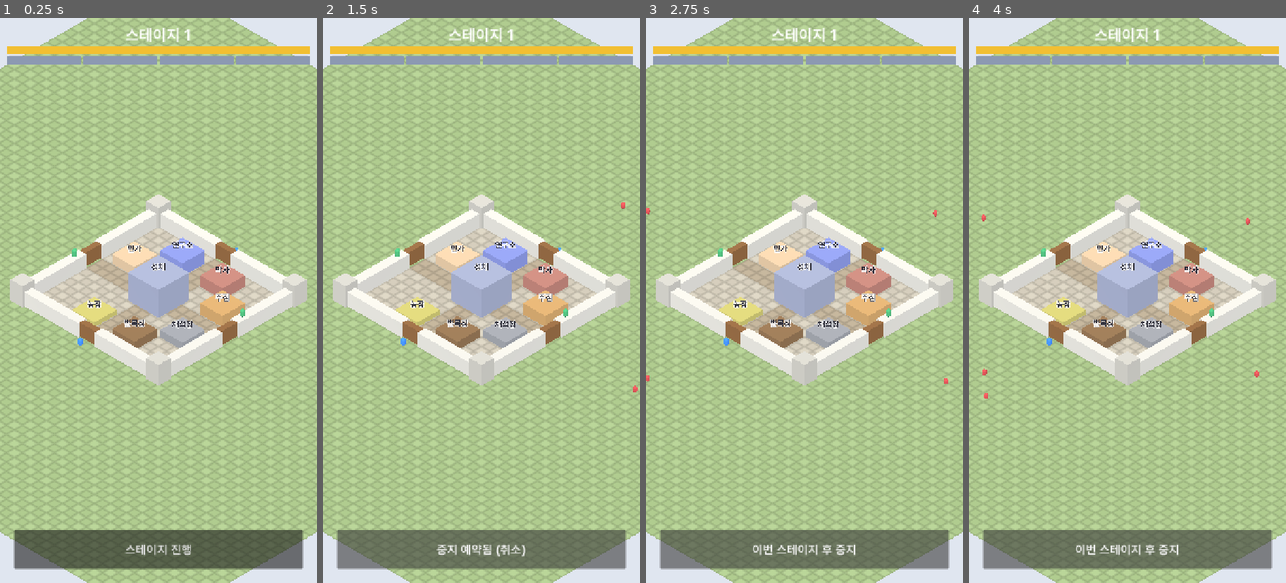
Above: before the commit, frames 1-4 (left to right).
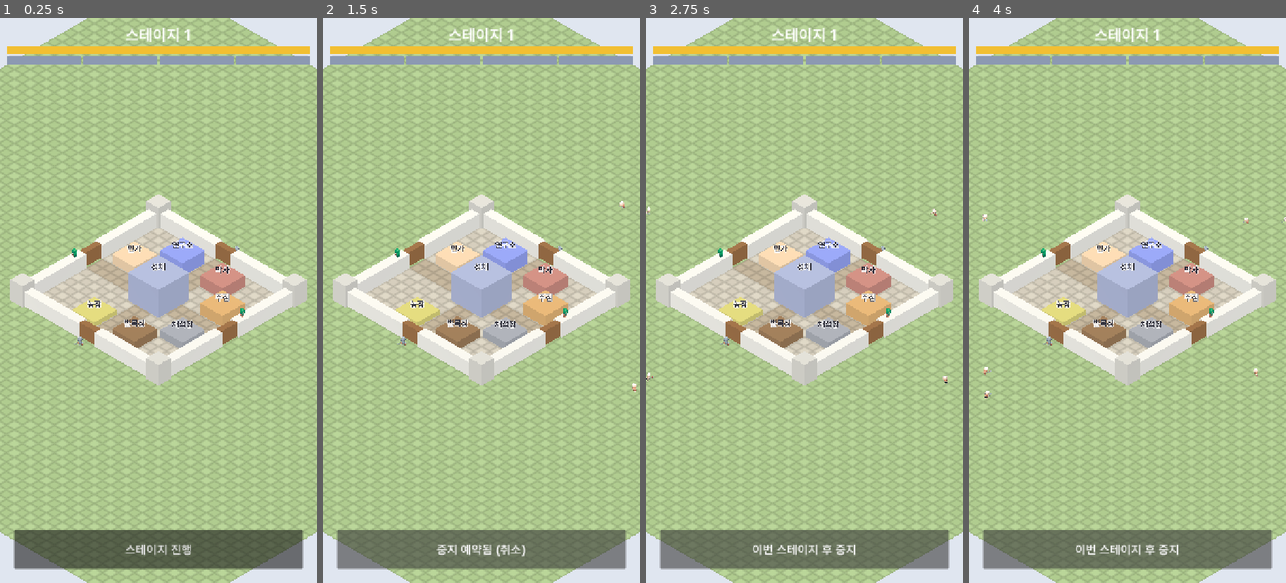
Above: after the commit, the same moments.

Repository: ILSEONG/CastleRPG
Game: Godot game, scene res://scenes/main.tscn
Same seed, same stepped clock (60 frames per second), same inputs: the game is played once before the commit and once after it.
Inputs:
- Up to frame 1 (0.25 s): no input
- Up to frame 2 (1.5 s): click "스테이지 진행" at 0.5 s; click "이번 스테이지 후 중지" at 1.25 s
- Up to frame 3 (2.75 s): click "중지 예약됨 (취소)" at 2 s
- Up to frame 4 (4 s): click "이번 스테이지 후 중지" at 2.75 s; click "중지 예약됨 (취소)" at 3.5 s

The runs differ from the first frame. In frame 1, less than 0.1% of the frame differs, in the area x 22-78%, y 40-58%; in frame 2, 0.1%; in frame 3, 0.2%; in frame 4, 0.2%, in the area x 4-100%, y 34-68%.

Commit message:
feat: animated KayKit heroes and skeletons with weapons and arrow model
Co-Authored-By: Claude Opus 5.5 <noreply@anthropic.com>

Diff:
--- a/scripts/art.gd
+++ b/scripts/art.gd
@@ -4,11 +4,10 @@
 ## 오토로드 참조 없음 → 헤드리스 테스트에서 preload 가능.
 
 const HERO_SELECTED := Color(1.0, 0.9, 0.2)
-# 아래 넷은 플레이스홀더용. Task 2·3에서 안 쓰게 되면 삭제.
+# 아래 셋은 플레이스홀더용. Task 2·3에서 안 쓰게 되면 삭제.
 const WALL := Color(0.86, 0.84, 0.78)
 const TOWER := Color(0.78, 0.76, 0.70)
 const GATE := Color(0.55, 0.38, 0.22)
-const ARROW := Color(0.30, 0.22, 0.14)
 
 const CHARACTER_SCALE := 0.75     # KayKit 캐릭터 키 약 2.2 → 약 1.65m
 const CORPSE_SEC := 1.6           # 몬스터 사망 애니메이션 뒤 제거까지
@@ -100,16 +99,6 @@
 	return mi
 
 
-## 바닥이 y=0에 닿는 캡슐. (플레이스홀더용 — Task 2 뒤 안 쓰면 삭제)
-static func capsule(radius: float, height: float, color: Color) -> MeshInstance3D:
-	var cm := CapsuleMesh.new()
-	cm.radius = radius
-	cm.height = height
-	var mi := mesh(cm, color)
-	mi.position.y = height / 2.0
-	return mi
-
-
 static func instance(path: String) -> Node3D:
 	return (load(path) as PackedScene).instantiate()
 
--- a/scripts/balance.gd
+++ b/scripts/balance.gd
@@ -12,11 +12,11 @@
 const MONSTER := {
 	"grunt": {
 		"hp": 60.0, "atk": 10.0, "speed": 2.5, "range": 1.2, "atk_interval": 1.0,
-		"scale": 1.0, "color": Color(0.85, 0.3, 0.3),
+		"scale": 1.0,
 	},
 	"epic_boss": {
 		"hp": 400.0, "atk": 20.0, "speed": 1.8, "range": 1.8, "atk_interval": 1.2,
-		"scale": 2.5, "color": Color(0.6, 0.1, 0.5),
+		"scale": 1.6,
 	},
 }
 
@@ -41,11 +41,9 @@
 const HERO_ROLES := {
 	"warrior": {
 		"name": "전사", "hp": 400.0, "atk": 30.0, "range": 1.8, "atk_interval": 0.8, "speed": 6.0,
-		"color": Color(0.25, 0.55, 0.95),
 	},
 	"archer": {
 		"name": "궁수", "hp": 220.0, "atk": 20.0, "range": 9.0, "atk_interval": 1.0, "speed": 6.0,
-		"color": Color(0.30, 0.72, 0.45),
 	},
 }
 const HERO_ROSTER := ["warrior", "archer"]  # 영웅 i의 역할 = HERO_ROSTER[i % 2]
--- a/scripts/hero.gd
+++ b/scripts/hero.gd
@@ -6,12 +6,14 @@
 const Balance := preload("res://scripts/balance.gd")
 const Art := preload("res://scripts/art.gd")
 const Formation := preload("res://scripts/formation.gd")
+const UnitModelScript := preload("res://scripts/unit_model.gd")
 
 enum State { IDLE, MOVE, ATTACK, DEAD }
 
 const SCAN_INTERVAL := 0.2
 const ARRIVE_EPS := 0.05
 const TRACER_SEC := 0.15
+const ARROW_PITCH_FIX := PI / 2.0  # 화살 모델은 길이 축 Y, 촉이 -Y → X축 +90°로 촉을 -Z(look_at 정면)에 맞춘다
 
 var castle
 var formation
@@ -29,7 +31,7 @@
 			_ring.visible = v and state != State.DEAD
 
 var _stats: Dictionary = {}
-var _body: MeshInstance3D
+var _model
 var _ring: MeshInstance3D
 var _target
 var _atk_cd := 0.0
@@ -50,8 +52,9 @@
 
 func _ready() -> void:
 	add_to_group("heroes")
-	_body = Art.capsule(0.45, 1.6, _stats.color)
-	add_child(_body)
+	_model = UnitModelScript.new()
+	_model.setup(Art.HERO_MODELS[role])
+	add_child(_model)
 	var torus := TorusMesh.new()
 	torus.inner_radius = 0.6
 	torus.outer_radius = 0.8
@@ -68,7 +71,8 @@
 	state = State.IDLE
 	_target = null
 	global_position = stand_position()
-	_body.visible = true
+	_model.reset_pose()
+	_model.face(Formation.SIDE_DIR[side])  # 대기 중엔 성 바깥을 본다
 	_ring.visible = selected
 
 
@@ -98,7 +102,7 @@
 	hp = maxf(0.0, hp - amount)
 	if hp == 0.0:
 		state = State.DEAD
-		_body.visible = false
+		_model.play_death()
 		_ring.visible = false
 
 
@@ -114,6 +118,8 @@
 	if global_position.distance_to(dest) > ARRIVE_EPS:
 		state = State.MOVE
 		_target = null
+		_model.face(dest - global_position)
+		_model.play_walk()
 		global_position = global_position.move_toward(dest, float(_stats.speed) * delta)
 		return
 	_scan_cd -= delta
@@ -122,14 +128,18 @@
 		_target = _nearest_monster()
 	if _target != null and is_instance_valid(_target) and _target.is_alive():
 		state = State.ATTACK
+		_model.face(_target.global_position - global_position)
 		if _atk_cd <= 0.0:
 			_atk_cd = _stats.atk_interval
+			_model.play_attack()
 			if role == "archer":
 				_fire_tracer(_target.global_position)
 			_target.take_damage(_stats.atk)
 	else:
 		_target = null
-		state = State.IDLE
+		if state != State.IDLE:
+			state = State.IDLE
+			_model.play_idle()
 
 
 func _nearest_monster():
@@ -145,15 +155,17 @@
 	return best
 
 
-## 궁수 화살 궤적 (시각 효과만. 피해는 발사 즉시 적용).
+## 궁수 화살 (시각 효과만. 피해는 발사 즉시 적용).
 func _fire_tracer(to: Vector3) -> void:
 	var from := global_position + Vector3(0, 1.3, 0)
-	var dest := to + Vector3(0, 0.6, 0)
+	var dest := to + Vector3(0, 0.8, 0)
 	if Formation.flat_distance(from, dest) < 0.1:
 		return
-	var bm := BoxMesh.new()
-	bm.size = Vector3(0.1, 0.1, 0.8)
-	var arrow := Art.mesh(bm, Art.ARROW)
+	var arrow := Node3D.new()
+	var model := Art.instance(Art.ARROW_MODEL)
+	model.scale = Vector3.ONE * Art.ARROW_SCALE
+	model.rotation.x = ARROW_PITCH_FIX
+	arrow.add_child(model)
 	get_parent().add_child(arrow)
 	arrow.global_position = from
 	arrow.look_at(dest)
--- a/scripts/monster.gd
+++ b/scripts/monster.gd
@@ -5,6 +5,7 @@
 const Balance := preload("res://scripts/balance.gd")
 const Art := preload("res://scripts/art.gd")
 const Formation := preload("res://scripts/formation.gd")
+const UnitModelScript := preload("res://scripts/unit_model.gd")
 
 const SCAN_INTERVAL := 0.2
 
@@ -18,7 +19,7 @@
 var atk: float = 0.0
 
 var _stats: Dictionary = {}
-var _body: MeshInstance3D
+var _model
 var _target_hero
 var _atk_cd := 0.0
 var _scan_cd := 0.0
@@ -39,9 +40,9 @@
 
 func _ready() -> void:
 	add_to_group("monsters")
-	var s: float = _stats.scale
-	_body = Art.capsule(0.4 * s, 1.2 * s, _stats.color)
-	add_child(_body)
+	_model = UnitModelScript.new()
+	_model.setup(Art.MONSTER_MODELS[kind], float(_stats.scale))
+	add_child(_model)
 	global_position = castle.spawn_position(side)
 	GameState.refilled.connect(_vanish)
 
@@ -56,8 +57,10 @@
 	hp = maxf(0.0, hp - amount)
 	if hp == 0.0:
 		_dead = true
+		remove_from_group("monsters")  # 즉시 표적 대상에서 빠진다
 		died.emit(self)
-		queue_free()
+		_model.play_death()
+		get_tree().create_timer(Art.CORPSE_SEC).timeout.connect(queue_free)
 
 
 func _process(delta: float) -> void:
@@ -69,17 +72,22 @@
 		_scan_cd = SCAN_INTERVAL
 		_target_hero = _nearest_hero()
 	if _target_hero != null and _target_hero.is_alive() and not _target_hero.is_on_wall():
+		_model.face(_target_hero.global_position - global_position)
 		if _atk_cd <= 0.0:
 			_atk_cd = _stats.atk_interval
+			_model.play_attack()
 			_target_hero.take_damage(atk)
 		return
 	_target_hero = null
 	var broken: bool = GameState.is_gate_broken(side)
 	var dest: Vector3 = castle.keep_target(side) if broken else castle.gate_target(side)
+	_model.face(dest - global_position)
 	if Formation.flat_distance(global_position, dest) > _stats.range:
+		_model.play_walk()
 		global_position = global_position.move_toward(dest, _stats.speed * delta)
 	elif _atk_cd <= 0.0:
 		_atk_cd = _stats.atk_interval
+		_model.play_attack()
 		if broken:
 			GameState.damage_castle(atk)
 		else:
--- /dev/null
+++ b/scripts/unit_model.gd
@@ -0,0 +1,81 @@
+extends Node3D
+## 캐릭터 모델 래퍼: KayKit 모델 인스턴스, 안 쓰는 부착물 숨김, 무기 부착, 애니메이션 재생, 방향.
+## spec = Art.HERO_MODELS[role] 또는 Art.MONSTER_MODELS[kind]. KayKit 모델 정면은 +Z.
+
+const Art := preload("res://scripts/art.gd")
+
+var _spec: Dictionary = {}
+var _anim: AnimationPlayer
+var _current := ""
+
+
+## add_child 전에 호출.
+func setup(spec: Dictionary, extra_scale := 1.0) -> void:
+	_spec = spec
+	scale = Vector3.ONE * Art.CHARACTER_SCALE * extra_scale
+
+
+func _ready() -> void:
+	var model := Art.instance(_spec.scene)
+	add_child(model)
+	for mesh_name in _spec.hide:
+		var n := model.find_child(mesh_name, true, false) as Node3D
+		if n != null:
+			n.visible = false
+	if _spec.has("weapon"):
+		var skel := model.find_children("*", "Skeleton3D", true, false)[0] as Skeleton3D
+		var slot := BoneAttachment3D.new()
+		slot.bone_name = Art.WEAPON_BONE
+		skel.add_child(slot)
+		slot.add_child(Art.instance(_spec.weapon))
+	_anim = model.find_children("*", "AnimationPlayer", true, false)[0] as AnimationPlayer
+	for anim_name in [_spec.anims.idle, _spec.anims.walk]:
+		_anim.get_animation(anim_name).loop_mode = Animation.LOOP_LINEAR  # 공유 리소스라 한 번 바꾸면 전부 적용
+	_anim.animation_finished.connect(_on_finished)
+	play_idle()
+
+
+func play_idle() -> void:
+	_play(_spec.anims.idle)
+
+
+func play_walk() -> void:
+	_play(_spec.anims.walk)
+
+
+## 공격 때마다 처음부터. 끝나면 대기로 돌아간다.
+func play_attack() -> void:
+	_current = _spec.anims.attack
+	_anim.play(_current, 0.1)
+	_anim.seek(0.0, true)
+
+
+## 사망 애니메이션은 반복하지 않으므로 마지막 자세(쓰러짐)로 멈춘다.
+func play_death() -> void:
+	_play(_spec.anims.death)
+
+
+## 리필 때: 사망 자세에서 대기로 즉시 복귀.
+func reset_pose() -> void:
+	_current = ""
+	play_idle()
+
+
+## 수평 방향 dir 쪽을 본다.
+func face(dir: Vector3) -> void:
+	if Vector2(dir.x, dir.z).length() < 0.001:
+		return
+	rotation.y = atan2(dir.x, dir.z)
+
+
+func _play(anim_name: String) -> void:
+	if _current == anim_name:
+		return
+	_current = anim_name
+	_anim.play(anim_name, 0.15)
+
+
+func _on_finished(anim_name: StringName) -> void:
+	if anim_name == _spec.anims.attack and _current == _spec.anims.attack:
+		_current = ""
+		play_idle()
--- a/tests/run_tests.gd
+++ b/tests/run_tests.gd
@@ -59,7 +59,7 @@
 	check(Balance.gate_hp_max(2) > Balance.gate_hp_max(1), "gate hp grows with level")
 	check(Balance.MONSTER.has("grunt") and Balance.MONSTER.has("epic_boss"), "monster table has grunt and epic_boss")
 	for kind in Balance.MONSTER:
-		for key in ["hp", "atk", "speed", "range", "atk_interval", "scale", "color"]:
+		for key in ["hp", "atk", "speed", "range", "atk_interval", "scale"]:
 			check(Balance.MONSTER[kind].has(key), "monster %s has %s" % [kind, key])
 
 
@@ -208,7 +208,7 @@
 	check(Balance.hero_role(0) == "warrior" and Balance.hero_role(1) == "archer", "roster starts warrior, archer")
 	check(Balance.hero_role(2) == "warrior" and Balance.hero_role(3) == "archer", "roster alternates")
 	for role in Balance.HERO_ROLES:
-		for key in ["name", "hp", "atk", "range", "atk_interval", "speed", "color"]:
+		for key in ["name", "hp", "atk", "range", "atk_interval", "speed"]:
 			check(Balance.HERO_ROLES[role].has(key), "role %s has %s" % [role, key])
 	check(Balance.HERO_ROLES.archer.range > Balance.HERO_ROLES.warrior.range, "archer outranges warrior")
 
Not shown, added: scripts/unit_model.gd.uid
